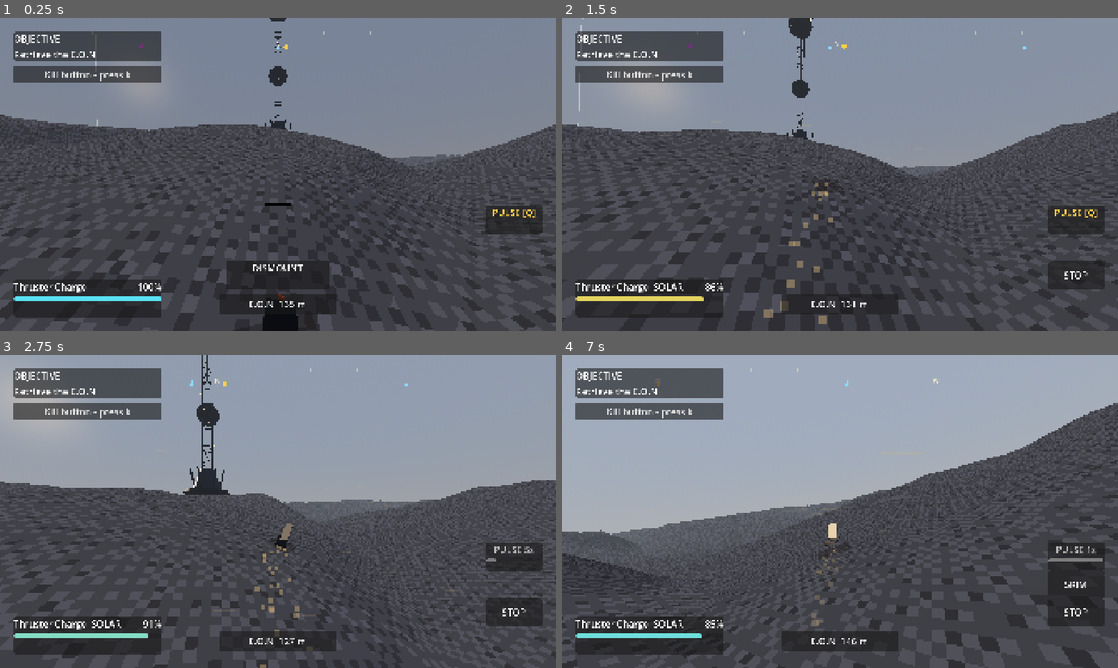
Above: before the commit, frames 1-4 (two rows, left to right).
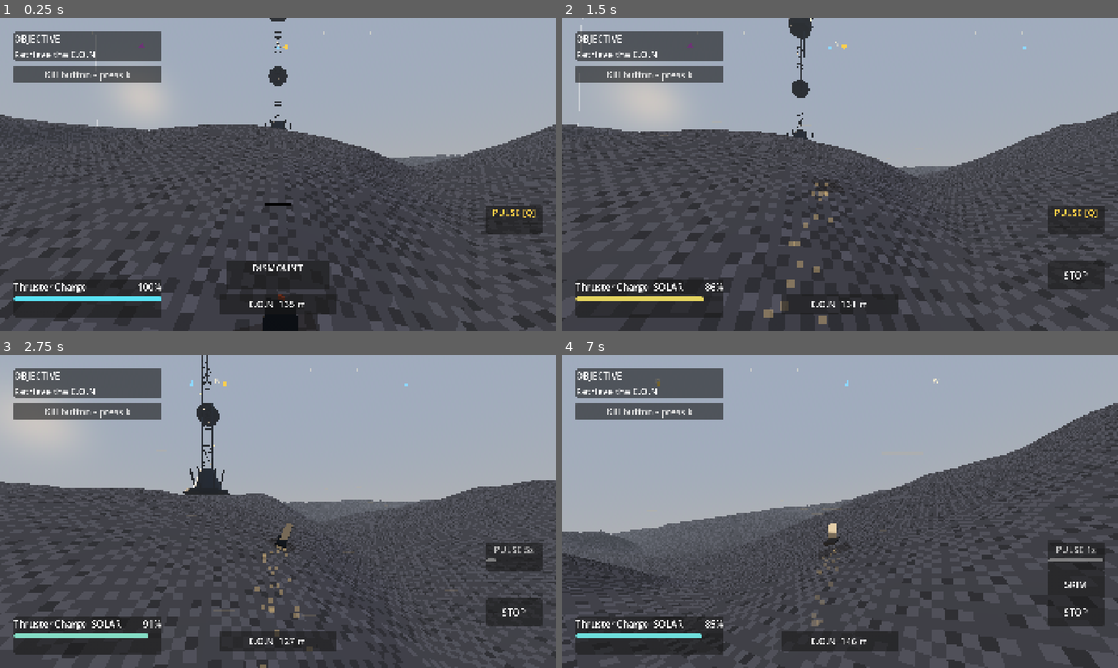
Above: after the commit, the same moments.

Repository: oleskulbru-commits/energy-glider
Game: Godot game, scene res://scenes/main.tscn
Same seed, same stepped clock (60 frames per second), same inputs: the game is played once before the commit and once after it.
Inputs (mouse positions are in pixels of both pictures, inside the frame that each line leads up to):
- Up to frame 1 (0.25 s): no input
- Up to frame 2 (1.5 s): move the mouse to (867, 174) at 0.52 s; hold Shift (boost) 0.53-1.28 s; hold W (move_forward) from 0.53 s (still down); click (867, 174) at 0.67 s; tap Space (jump) at 0.77 s; move the mouse to (812, 174) at 1.27 s; tap E (interact) at 1.35 s
- Up to frame 3 (2.75 s): keep holding W (move_forward); tap Space (jump) at 1.52 s; move the mouse to (289, 505) at 2.02 s; hold Q (radar_pulse) from 2.03 s (still down)
- Up to frame 4 (7 s): move the mouse to (834, 517) at 2.77 s; release Q (radar_pulse) at 2.78 s; tap Shift (boost) at 2.85 s; click (834, 517) at 2.92 s; tap Space (jump) at 3.02, 3.77, 4.52, 6.02, 6.77 s; move the mouse to (878, 514) at 3.52 s; hold E (interact) 3.53-4.28 s; move the mouse to (795, 508) at 4.27 s; tap Q (radar_pulse) at 4.35 s; move the mouse to (845, 511) at 5.02 s; hold Shift (boost) 5.03-5.78 s; click (845, 511) at 5.17 s; move the mouse to (817, 505) at 5.77 s; release W (move_forward) at 5.78 s; hold D (steer_right) 5.78-6.53 s; tap E (interact) at 5.85 s; move the mouse to (867, 511) at 6.52 s; hold W (move_forward) from 6.53 s (still down); hold Q (radar_pulse) from 6.53 s (still down)

The runs differ from the first frame. In frame 1, 33% of the frame differs, in the area x 0-100%, y 0-45%; in frame 2, 34%, in the area x 0-100%, y 0-48%; in frame 3, 1.2%; in frame 4, less than 0.1%.

Commit message:
Update day and night cycle durations for improved gameplay pacing
- Increased the duration of day and night phases from 180 seconds to 240 seconds to allow for a more gradual transition.
- Adjusted the start offset from 10 seconds to 20 seconds to enhance the initial gameplay experience during the day-night cycle.
- Ensured consistency between the scene configuration and the day-night cycle script for better synchronization.

Diff:
--- a/scenes/game_world.tscn
+++ b/scenes/game_world.tscn
@@ -72,9 +72,9 @@
 script = ExtResource("14_daynight")
 sun_path = NodePath("../Sun")
 world_environment_path = NodePath("../WorldEnvironment")
-day_phase_sec = 180.0
-night_phase_sec = 180.0
-start_offset_sec = 10.0
+day_phase_sec = 240.0
+night_phase_sec = 240.0
+start_offset_sec = 20.0
 
 [node name="NightSurvival" type="Node" parent="."]
 script = ExtResource("16_night")
--- a/scripts/world/day_night_cycle.gd
+++ b/scripts/world/day_night_cycle.gd
@@ -7,10 +7,10 @@
 
 @export var sun_path: NodePath
 @export var world_environment_path: NodePath
-@export var day_phase_sec := 180.0
-@export var night_phase_sec := 180.0
+@export var day_phase_sec := 240.0
+@export var night_phase_sec := 240.0
 ## Seconds into the full day+night cycle when the scene loads (skips the darkest dawn).
-@export var start_offset_sec := 10.0
+@export var start_offset_sec := 20.0
 
 const TRANSITION_BLEND := 0.04
 const SKY_DAY_TOP := Color(0.35, 0.55, 0.85)
